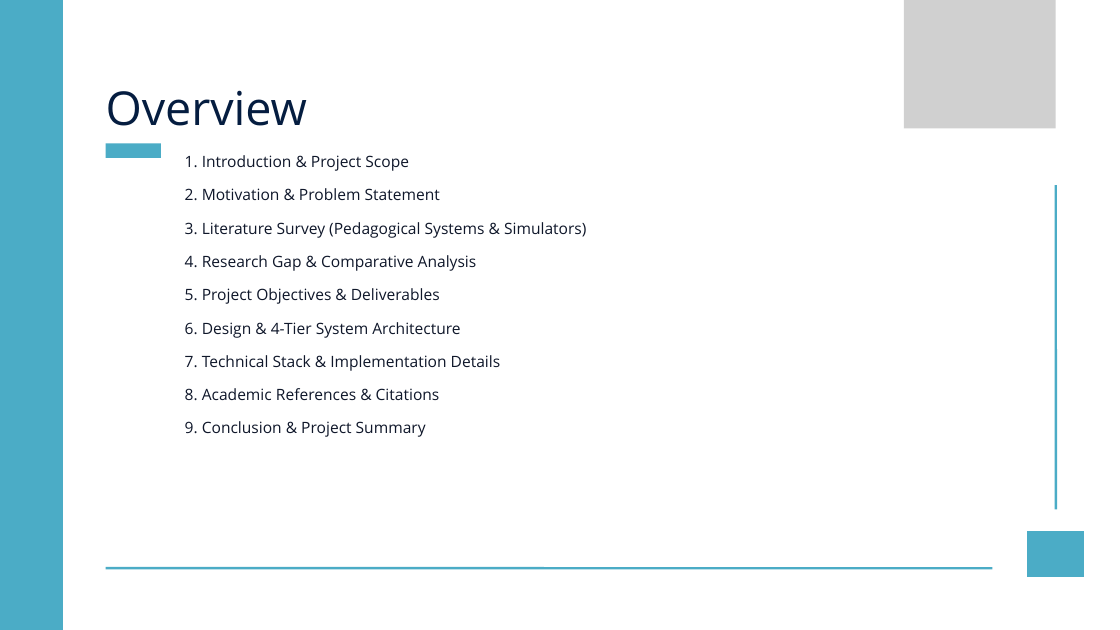
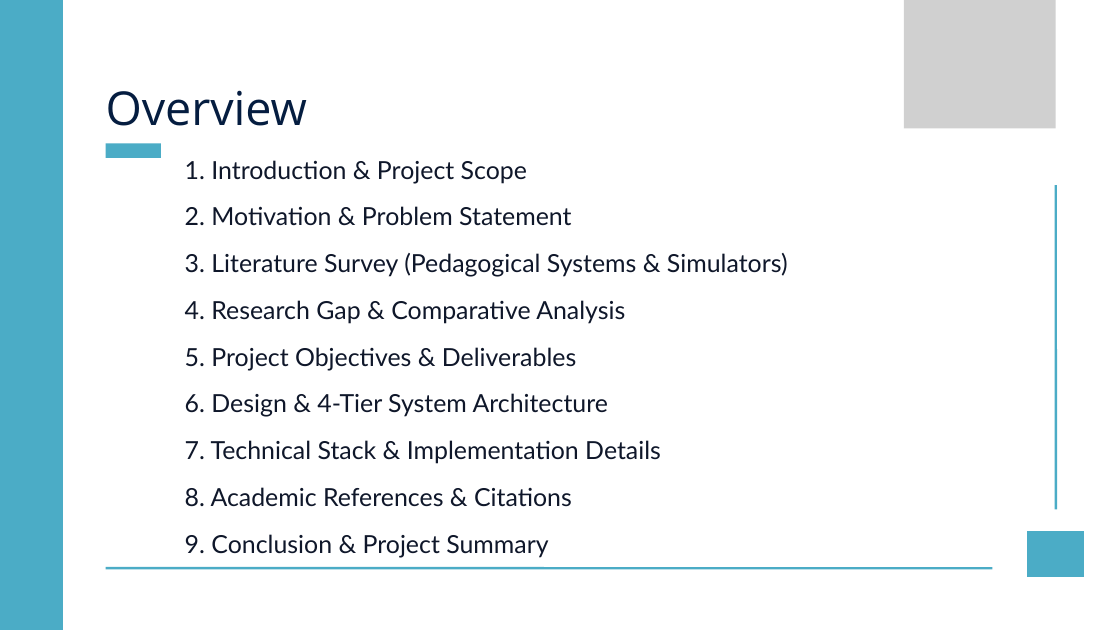
Before and after one commit to Manthan270706/OScope-Operating_Systems_Simulation, a slide deck: slide 2 of Mid Sem PPT.pptx. Drawn at 1120x630 pixels with LibreOffice and Linux fonts; fonts in the diff are those of the drawing; grey boxes stand for pictures. Boxes give left, top, right and bottom in pixels: in the first picture for what was removed or moved away, otherwise in the second. Text is boxed around its words. In the diff, an @@ line names an element or a change of style, - is before the commit and + after.

```diff
--- a/Mid Sem PPT.pptx
+++ b/Mid Sem PPT.pptx
@@ text "1. Introduction & Project Scope" at [185,160,788,558]: size 20 to 32 pt, font Open Sans to Lato @@
```
Also in this commit, not shown: 2 other slides changed, 3 slides removed.
